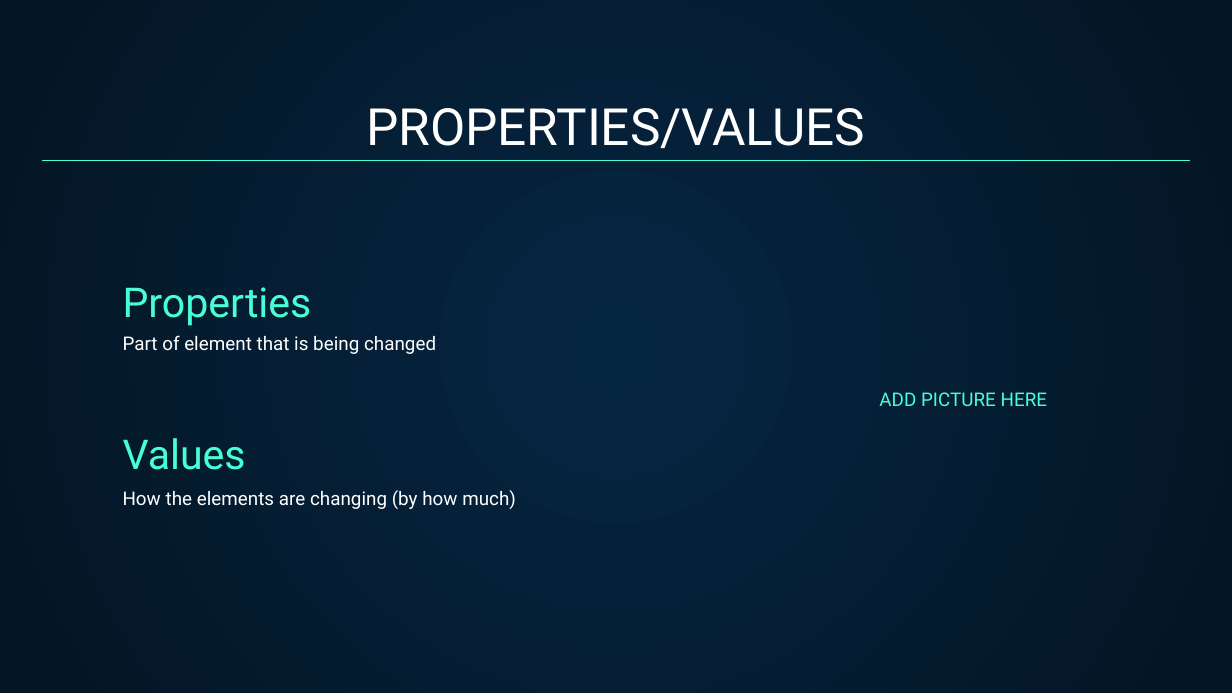
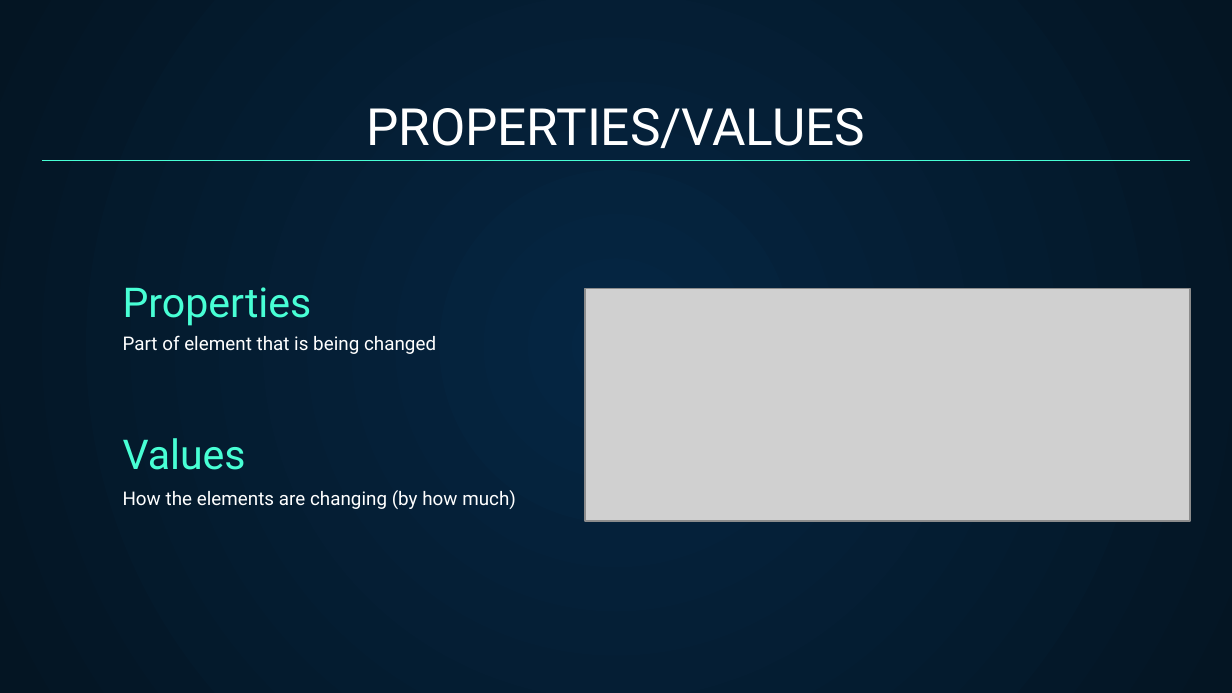
Before and after one commit to jarsnow/bugSmashers, a slide deck: slide 11 of bugsmashers_2024-2025/Web Development/Web Development.pptx (slide 13 before the commit). Drawn at 1232x693 pixels with LibreOffice and Linux fonts; fonts in the diff are those of the drawing; grey boxes stand for pictures. Boxes give left, top, right and bottom in pixels: in the first picture for what was removed or moved away, otherwise in the second. Text is boxed around its words. In the diff, an @@ line names an element or a change of style, - is before the commit and + after.

```diff
--- a/bugsmashers_2024-2025/Web Development/Web Development.pptx
+++ b/bugsmashers_2024-2025/Web Development/Web Development.pptx
@@ picture added at bbox=[585, 288, 1190, 521] @@
@@ title removed at bbox=[879, 392, 1047, 406] @@
-ADD PICTURE HERE
```
Also in this commit, not shown: 3 other slides changed, 8 slides added, 14 slides removed.
